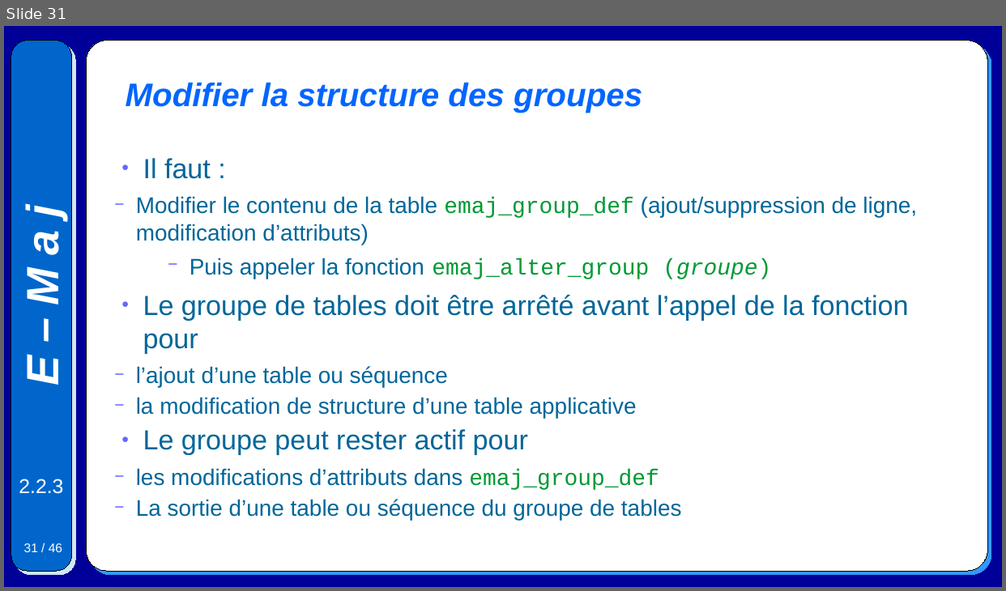
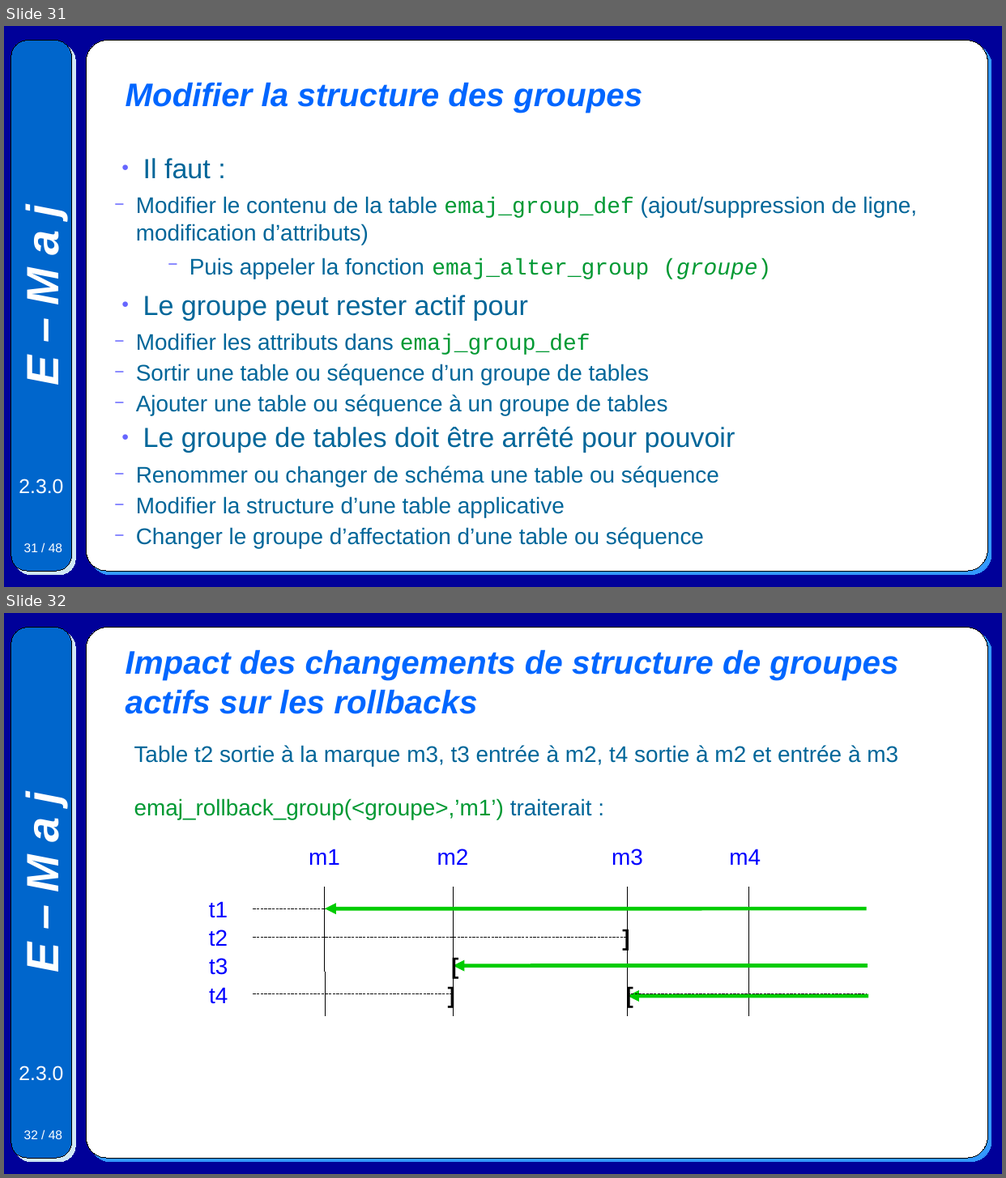
Before and after one commit to beaud76/emaj_doc, a slide deck: Emaj.devel_pres_fr.odp. Shown one above the other, each under a label of ours: slide 31 before the commit, slides 31 and 32 after it. The pictures are 1006x591 and 1006x1178 pixels, drawn with LibreOffice and Linux fonts; fonts in the diff are those of the drawing. Boxes give left, top, right and bottom in pixels: in the first picture for what was removed or moved away, otherwise in the second. Text is boxed around its words. In the diff, an @@ line names an element or a change of style, - is before the commit and + after.

```diff
--- a/Emaj.devel_pres_fr.odp
+++ b/Emaj.devel_pres_fr.odp
@@ slide 32 added at [4, 613, 1002, 1174], background #000099; not listed: 5 template elements that a slide beside it also shows @@
@@ title added at [126, 649, 898, 714], 26 pt, text #0066FF, bold, italic @@
+Impact des changements de structure de groupes actifs sur les rollbacks
@@ text added at [134, 745, 898, 766], 18 pt, text #006699 @@
+Table t2 sortie à la marque m3, t3 entrée à m2, t4 sortie à m2 et entrée à m3
@@ text added at [134, 798, 592, 820], 18 pt, text #009933 @@
+emaj_rollback_group(<groupe>,’m1’) traiterait :
@@ text added at [309, 849, 340, 865], 18 pt, text #0000FF @@
+m1
@@ text added at [437, 849, 469, 865], 18 pt, text #0000FF @@
+m2
@@ text added at [612, 849, 643, 866], 18 pt, text #0000FF @@
+m3
@@ text added at [729, 849, 761, 865], 18 pt, text #0000FF @@
+m4
@@ text added at [209, 901, 228, 918], 18 pt, text #0000FF @@
+t1
@@ line added from (325, 888) to (325, 1016), #000000 0 pt @@
@@ line added from (454, 888) to (454, 1016), #000000 0 pt @@
@@ line added from (628, 888) to (628, 1016), #000000 0 pt @@
@@ line added from (749, 888) to (749, 1016), #000000 0 pt @@
@@ line added from (254, 909) to (867, 909), #000000 0 pt @@
@@ arrow added from (867, 909) to (325, 909), #00CC00 3 pt @@
@@ text added at [613, 920, 639, 954], 18 pt, text #000000, bold @@
+]
@@ text added at [209, 930, 228, 947], 18 pt, text #0000FF @@
+t2
@@ line added from (254, 937) to (628, 937), #000000 0 pt @@
@@ text added at [442, 948, 467, 982], 18 pt, text #000000, bold @@
+[
@@ text added at [209, 958, 228, 975], 18 pt, text #0000FF @@
+t3
@@ text added at [439, 977, 464, 1012], 18 pt, text #000000, bold @@
+]
@@ line added from (454, 966) to (867, 966), #000000 0 pt @@
@@ arrow added from (868, 966) to (454, 966), #00CC00 3 pt @@
@@ text added at [617, 977, 642, 1012], 18 pt, text #000000, bold @@
+[
@@ text added at [209, 987, 228, 1004], 18 pt, text #0000FF @@
+t4
@@ line added from (254, 995) to (454, 995), #000000 0 pt @@
@@ arrow added from (869, 996) to (628, 996), #00CC00 3 pt @@
@@ line added from (628, 995) to (867, 995), #000000 0 pt @@
@@ slide 31 changed as well @@
@@ text at [136, 295, 908, 418]: paragraphs removed @@
-● Le groupe de tables doit être arrêté avant l’appel de la fonction pour
-  − l’ajout d’une table ou séquence
-  − la modification de structure d’une table applicative
@@ text at [136, 333, 735, 545]: text changed @@
-  − les modifications d’attributs dans emaj_group_def
-  − La sortie d’une table ou séquence du groupe de tables
+  − Modifier les attributs dans emaj_group_def
+  − Sortir une table ou séquence d’un groupe de tables
+  − Ajouter une table ou séquence à un groupe de tables
+● Le groupe de tables doit être arrêté pour pouvoir
+  − Renommer ou changer de schéma une table ou séquence
+  − Modifier la structure d’une table applicative
+  − Changer le groupe d’affectation d’une table ou séquence
@@ text at [19, 479, 63, 494]: text changed @@
-2.2.3
+2.3.0
@@ page number at [24, 544, 62, 552]: text changed @@
-31 / 46
+31 / 48
```
Also in this commit, not shown: 45 other slides changed, 1 other slide added, 4 other files.
